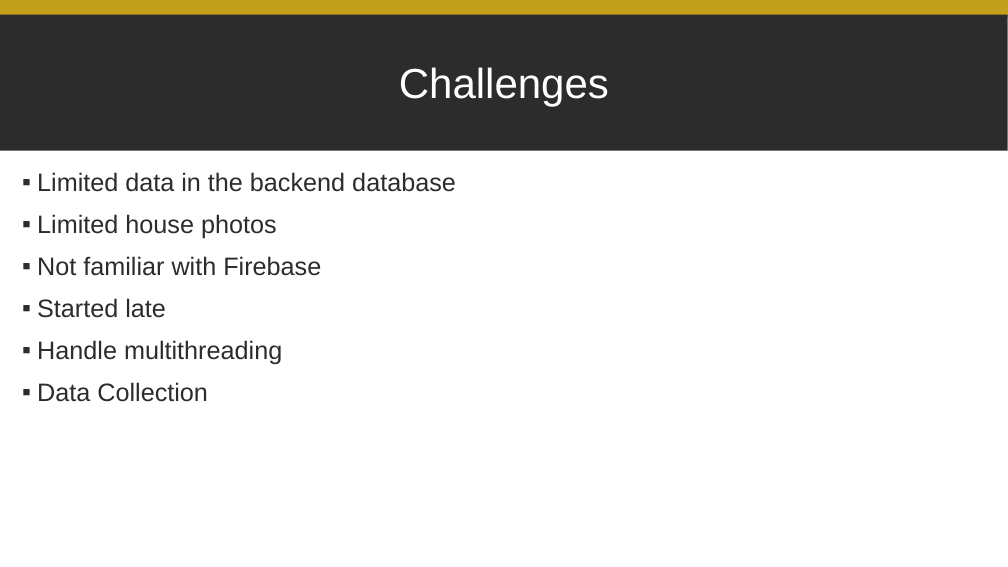
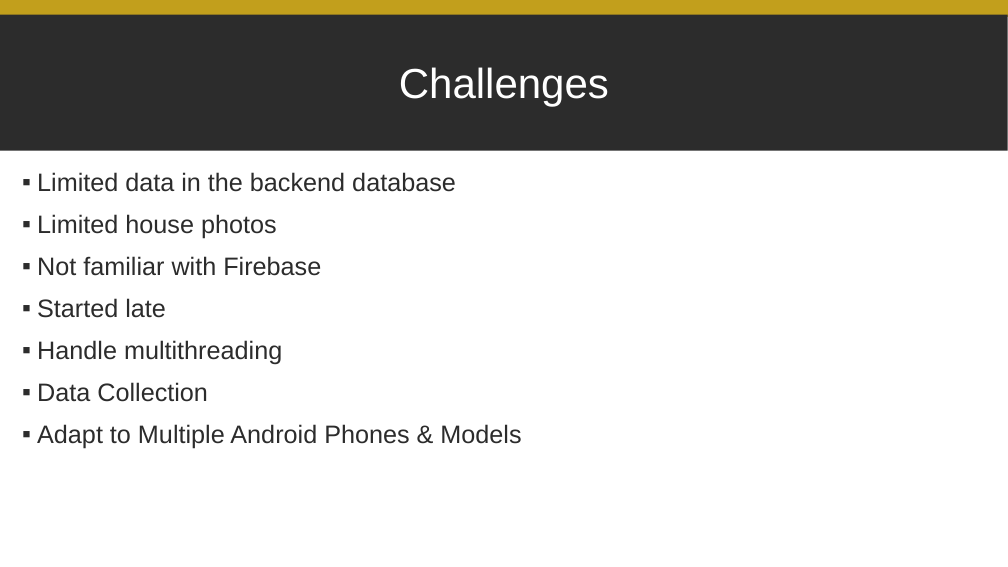
Before and after one commit to shawnzheng99/beneHome, a slide deck: slide 11 of PPT.pptx. Drawn at 1008x567 pixels with LibreOffice and Linux fonts; fonts in the diff are those of the drawing. Boxes give left, top, right and bottom in pixels: in the first picture for what was removed or moved away, otherwise in the second. Text is boxed around its words. In the diff, an @@ line names an element or a change of style, - is before the commit and + after.

Commit message:
ppt add one challenge

```diff
--- a/PPT.pptx
+++ b/PPT.pptx
@@ text at bbox=[37, 424, 521, 449]: paragraph added @@
+▪ Adapt to Multiple Android Phones & Models
```
